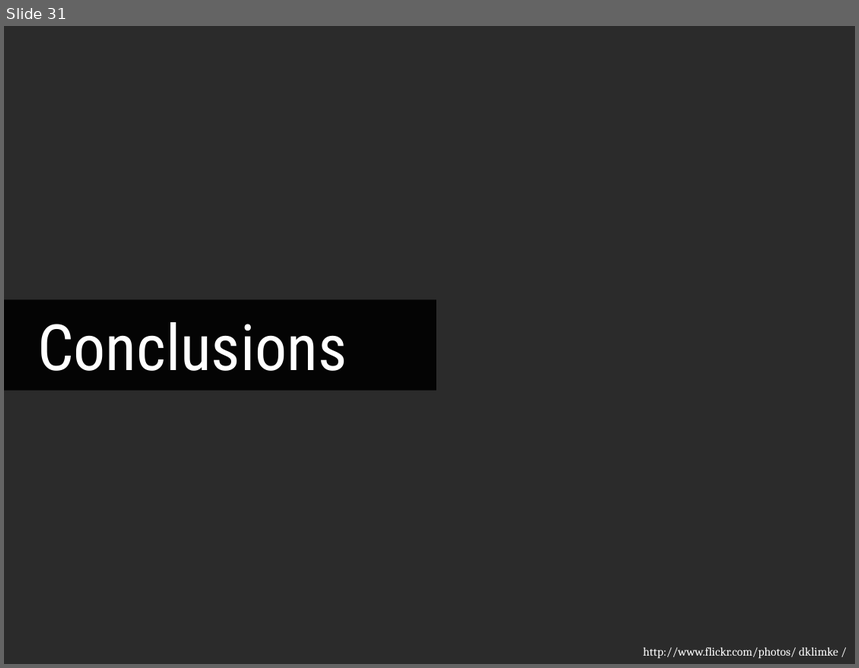
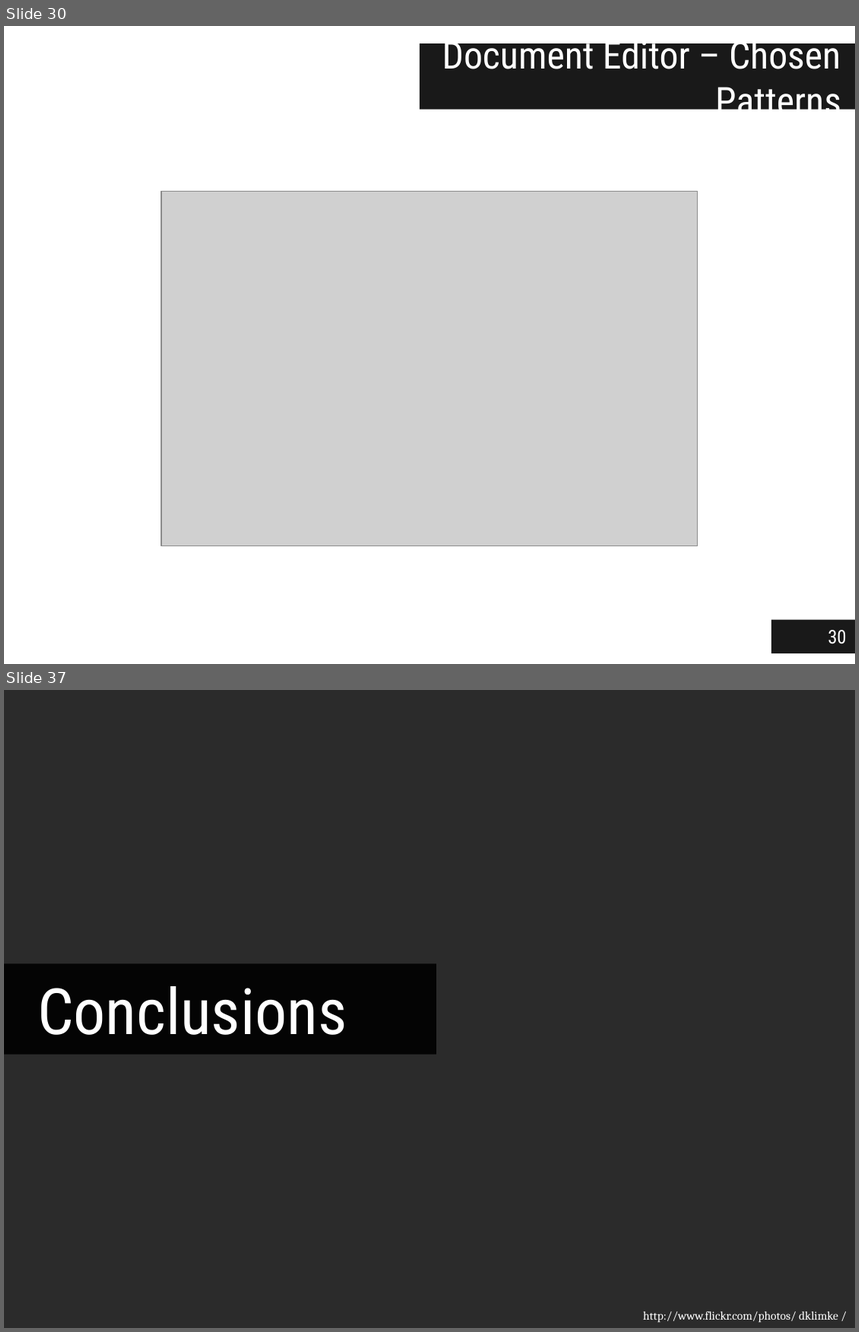
Before and after one commit to jgradim/thesis, a slide deck: presentations/jgradim-presentation.pptx. Shown one above the other, each under a label of ours: slide 31 before the commit, slides 30 and 37 after it; the slides between them are not shown. The pictures are 859x668 and 859x1332 pixels, drawn with LibreOffice and Linux fonts; fonts in the diff are those of the drawing; grey boxes stand for pictures; background and template pictures are left out; a plain dark background stands for a picture behind light text. Boxes give left, top, right and bottom in pixels: in the first picture for what was removed or moved away, otherwise in the second. Text is boxed around its words. In the diff, an @@ line names an element or a change of style, - is before the commit and + after.

Commit message:
Almost final version of the presentation, missing diagram for Role-Object pattern

```diff
--- a/presentations/jgradim-presentation.pptx
+++ b/presentations/jgradim-presentation.pptx
@@ slide 30 added at (4,26,855,664), background #FFFFFF @@
@@ title added at (420,44,855,110), fill #000000 at 90% opacity, 32 pt, text #FFFFFF @@
+Document Editor – Chosen Patterns
@@ picture added at (161,191,698,547) @@
@@ page number added at (772,620,855,655), fill #000000 at 90% opacity, 16 pt, text #FFFFFF @@
+30
@@ what was slide 31 is now slide 37 @@
```
Also in this commit, not shown: 32 slides changed, 6 other slides added.
